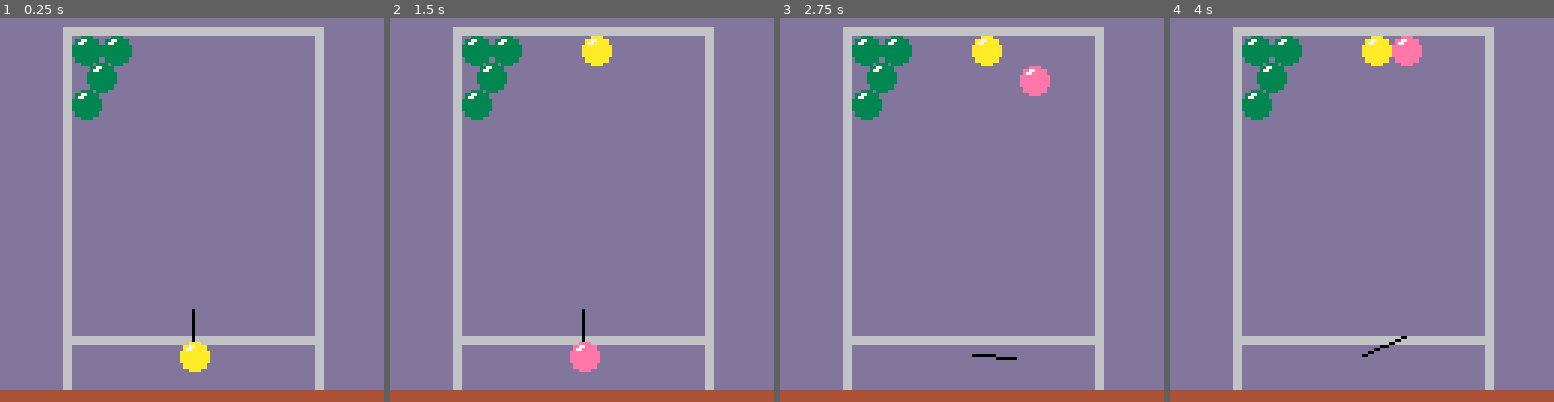
Above: before the commit, frames 1-4 (left to right).
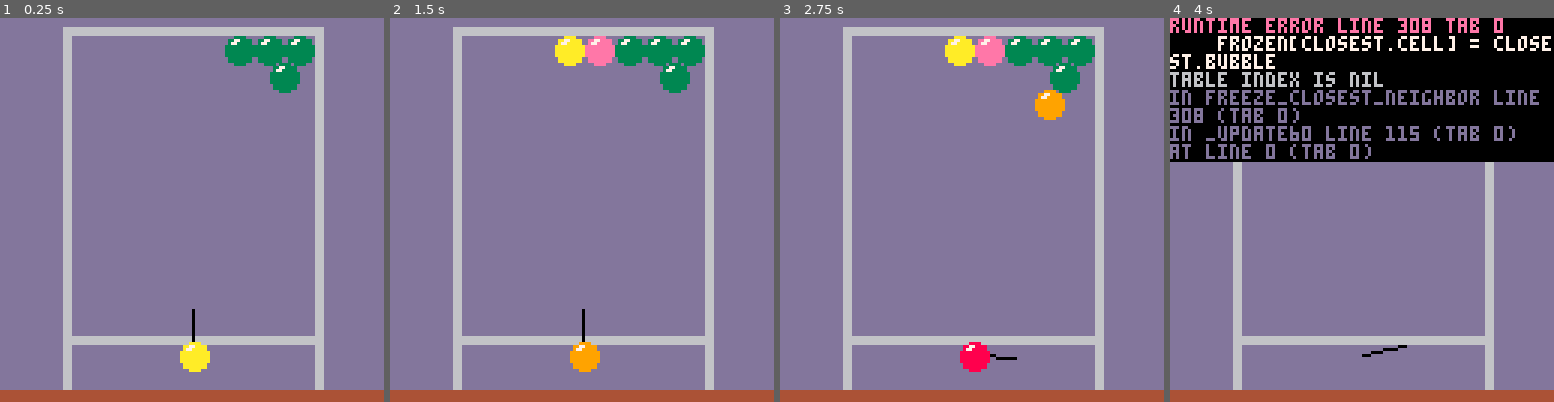
Above: after the commit, the same moments.

Repository: Jwsonic/pico-8
Game: PICO-8 cartridge bustin.p8
Same seed, same stepped clock (60 frames per second), same inputs: the game is played once before the commit and once after it.
Inputs:
- Up to frame 1 (0.25 s): no input
- Up to frame 2 (1.5 s): tap X (X key) at 0.33, 1.07 s
- Up to frame 3 (2.75 s): hold Right 1.6-2.1 s; tap X (X key) at 1.85 s; hold Right from 2.47 s (still down)
- Up to frame 4 (4 s): tap X (X key) at 2.97 s; release Right at 3.03 s; hold Left 3.08-3.58 s

The runs differ from the first frame. In frame 1, 3.9% of the frame differs, in the area x 18-83%, y 4-27%; in frame 2, 5.3%; in frame 3, 6.3%; in frame 4, 34%, in the area x 0-100%, y 0-89%.
Error after the commit: runtime error line 308 tab 0; frozen[closest.cell] = closest.bubble; table index is nil

Commit message:
Refactor to integer cells

Diff:
--- a/bustin.p8
+++ b/bustin.p8
@@ -1,6 +1,12 @@
 pico-8 cartridge // http://www.pico-8.com
 version 41
 __lua__
+
+-- a bubble is a table with x, y, and color properties
+-- example bubble: { x = 32, y = 32, color = 3 }
+
+radius = 5
+diameter = radius * 2
 
 walls = {
     left = {
@@ -22,8 +28,8 @@
 }
 
 cell_start = {
-    x = walls.left.x1 + 1,
-    y = walls.top.y1 + 1
+    x = walls.left.x1 - radius + 2,
+    y = walls.top.y1 - diameter + 2
 }
 
 cell_end = {
@@ -39,11 +45,11 @@
     speed = 0.5
 }
 
-radius = 5
-diameter = radius * 2
-
 frozen_count = 0
+
 frozen = {}
+
+neighbors = {}
 
 colors = { 3, 4, 8, 9, 10, 14 }
 
@@ -51,7 +57,7 @@
     x = cannon.center_x - 4,
     y = cannon.center_y - 4,
     color = rnd(colors),
-    speed = 2,
+    speed = 4,
     vx = 0,
     vy = 0
 }
@@ -60,15 +66,31 @@
 
 falling_bubbles = {}
 
-debug = ""
-
 function _init()
+    printh("", "bustin.txt", true)
+
     cls()
 
-    freeze_cell({ col = 0, row = 0 }, 3)
-    freeze_cell({ col = 0, row = 1 }, 3)
-    freeze_cell({ col = 0, row = 2 }, 3)
-    freeze_cell({ col = 1, row = 0 }, 3)
+    -- Set up frozen table
+    -- -1 means off the board
+    -- nil means empty
+    local off_board = true
+    for i = 0, 10 * 13 do
+        off_board = i % 10 == 0 or i % 10 == 9
+                or flr(i / 10) == 0
+                or flr(i / 10) % 2 == 0 and i % 10 == 8
+
+        if off_board then
+            log(i .. " off board")
+        end
+
+        frozen[i] = off_board and -1 or nil
+    end
+
+    freeze_cell(16, 3)
+    freeze_cell(17, 3)
+    freeze_cell(18, 3)
+    freeze_cell(27, 3)
 end
 
 function _update60()
@@ -89,7 +111,8 @@
 
     local collision = collide_frozen()
 
-    if collision then
+    if collision ~= nil then
+        log("collision: " .. collision)
         falling_check = { cell = collision, color = active_bubble.color }
 
         freeze_closest_neighbor(collision)
@@ -99,11 +122,13 @@
         new_x = active_bubble.x + active_bubble.vx
         new_y = active_bubble.y + active_bubble.vy
 
+        -- bounce off walls
         if new_x <= walls.left.x1 or new_x >= cell_end.x - radius then
             new_x = mid(cell_start.x, new_x, cell_end.x - radius)
             active_bubble.vx = -active_bubble.vx
         end
 
+        -- freeze at top
         if new_y <= walls.top.y1 then
             freeze_cell(bubble_to_cell(active_bubble), active_bubble.color)
 
@@ -115,40 +140,6 @@
     end
 end
 
-function cell_to_ball(cell, color)
-    return {
-        x = cell_start.x
-                + cell.col * diameter + cell.row % 2 * radius,
-        y = cell_start.y
-                + cell.row * (diameter - 1),
-        color = color
-    }
-end
-
-function bubble_to_cell(ball)
-    return {
-        col = round(abs(ball.x - cell_start.x) / diameter),
-        row = round(abs(ball.y - cell_start.y) / (diameter - 1))
-    }
-end
-
-function freeze_cell(cell, color)
-    frozen[cell] = cell_to_ball(cell, color)
-    frozen_count += 1
-end
-
-function log(str)
-    if #debug > 0 then
-        debug = debug .. "\n"
-    end
-
-    debug = debug .. str
-end
-
-function round(num)
-    return flr(num + 0.5)
-end
-
 function _draw()
     cls(13)
     draw_background()
@@ -157,8 +148,10 @@
     -- bubble draws should all happen at the same time
     -- so that the palette changes don't affect other draws
 
-    for _cell, bubble in pairs(frozen) do
-        draw_bubble(bubble)
+    for cell, bubble in pairs(frozen) do
+        if is_bubble(bubble) then
+            draw_bubble(bubble)
+        end
     end
 
     draw_bubble(active_bubble)
@@ -166,9 +159,66 @@
     --reset palette from bubble draws
     pal(1, 1)
 
-    if debug then
-        print(debug, 0, 0, 0)
-    end
+    -- Debug cell numbers
+    -- for i = 0, 10 * 13 - 1 do
+    --     local x = i % 10 * diameter
+    --             - flr(i / 10) % 2 * radius
+    --             + cell_start.x
+    --     local y = flr(i / 10) * (diameter - 1)
+    --             + cell_start.y
+    --     local color = frozen[i] == -1 and 8 or 3
+    --     rect(x, y, x + diameter, y + diameter - 1, color)
+    --     print(i % 100, x + 1, y + 1, 1)
+    -- end
+end
+
+function is_bubble(bubble)
+    return type(bubble) == "table"
+            and bubble.x ~= nil
+            and bubble.y ~= nil
+            and bubble.color ~= nil
+end
+
+function cell_to_bubble(cell, color)
+    log("cell_to_bubble: " .. cell)
+
+    if frozen[cell] ~= nil then
+        log("cell_to_bubble: " .. cell .. " frozen")
+
+        return frozen[cell]
+    end
+
+    log("cell_to_bubble: " .. cell .. " not frozen")
+
+    return {
+        x = cell % 10 * diameter
+                - flr(cell / 10) % 2 * radius
+                + cell_start.x,
+        y = flr(cell / 10) * (diameter - 1)
+                + cell_start.y,
+        color = color
+    }
+end
+
+function bubble_to_cell(ball)
+    return round(abs(ball.x - cell_start.x) / diameter)
+            * round(abs(ball.y - cell_start.y) / (diameter - 1))
+            + 10
+end
+
+function freeze_cell(cell, color)
+    log("freeze_cell: " .. cell)
+    frozen[cell] = cell_to_bubble(cell, color)
+    log("freeze_cell: " .. frozen[cell].x .. "," .. frozen[cell].y)
+    frozen_count += 1
+end
+
+function log(str)
+    printh(str .. "\n", "bustin.txt")
+end
+
+function round(num)
+    return flr(num + 0.5)
 end
 
 function draw_background()
@@ -187,118 +237,6 @@
 function draw_bubble(bubble)
     pal(1, bubble.color)
     sspr(0, 0, diameter, diameter, bubble.x, bubble.y)
-end
-
-function reset_active()
-    active_bubble.x = cannon.center_x - 4
-    active_bubble.y = cannon.center_y - 4
-    active_bubble.vx = 0
-    active_bubble.vy = 0
-    active_bubble.color = rnd(colors)
-end
-
-function collide_frozen()
-    for cell, bubble in pairs(frozen) do
-        if distance(active_bubble, bubble) <= diameter then
-            return cell
-        end
-    end
-end
-
-function add_frozen(cell, color)
-    add(frozen, update_from_cell({ color = color }, cell), cell)
-end
-
-function update_from_cell(bubble, cell)
-    bubble.x = cell_start.x
-            + cell.col * diameter + cell.row % 2 * radius
-    bubble.y = cell_start.y
-            + cell.row * (diameter - 1)
-end
-
-neighbor_cells = {
-    { col = -1, row = 0 }, --left
-    { col = 1, row = 0 }, -- right
-    { col = 1, row = -1 }, --up and right
-    { col = -1, row = -1 }, --up and left
-    { col = -1, row = 1 }, -- down and left
-    { col = 1, row = 1 } -- down and right
-}
-
-function freeze_closest_neighbor(cell)
-    local closest = nil
-    local closest_dist = 1000
-    local dist = nil
-    local active_cell = bubble_to_cell(active_bubble)
-
-    for direction in all(neighbor_cells) do
-        local neighbor = {
-            col = cell.col + direction.col,
-            row = cell.row + direction.row
-        }
-
-        -- Only check neighbors that are on the board and not frozen
-        if neighbor.col >= 0
-                and neighbor.col <= 7
-                and neighbor.row >= 0
-                and frozen[neighbor] == nil then
-            dist = distance(active_cell, neighbor)
-
-            if dist < closest_dist then
-                closest = neighbor
-                closest_dist = dist
-            end
-        end
-    end
-
-    freeze_cell(closest, active_bubble.color)
-end
-
-function check_falling()
-    if falling_check then
-        local cells = { falling_check.cell }
-        local i = 1
-
-        while i <= #cells do
-            for direction in all(neighbor_cells) do
-                local neighbor = {
-                    col = cells[i].col + direction.col,
-                    row = cells[i].row + direction.row
-                }
-
-                if neighbor.col >= 0
-                        and neighbor.col <= 7
-                        and neighbor.row >= 0
-                        and frozen[neighbor] ~= nil
-                        and frozen[neighbor].color == falling_check.color then
-                    add(cells, neighbor)
-                end
-            end
-
-            i += 1
-        end
-
-        if #cells >= 3 then
-            for cell in all(cells) do
-                add(falling_bubbles, frozen[cell])
-
-                frozen[cell] = nil
-            end
-        end
-
-        falling_check = nil
-
-        log("falling " .. #falling_bubbles)
-    end
-end
-
-function distance(obj1, obj2)
-    local x1 = obj1.x or obj1.col
-    local y1 = obj1.y or obj1.row
-    local x2 = obj2.x or obj2.col
-    local y2 = obj2.y or obj2.row
-
-    return sqrt((x1 - x2) ^ 2 + (y1 - y2) ^ 2)
 end
 
 function draw_cannon()
@@ -309,6 +247,109 @@
         cannon.center_y - sin(cannon.angle / 90) * cannon.length,
         0
     )
+end
+
+function reset_active()
+    active_bubble.x = cannon.center_x - 4
+    active_bubble.y = cannon.center_y - 4
+    active_bubble.vx = 0
+    active_bubble.vy = 0
+    active_bubble.color = rnd(colors)
+end
+
+function collide_frozen()
+    for cell, bubble in pairs(frozen) do
+        if is_bubble(bubble)
+                and distance(active_bubble, bubble) <= diameter then
+            return cell
+        end
+    end
+end
+
+function get_neighbor_cells(cell)
+    local offset = flr(cell / 10) % 2
+
+    return {
+        cell - 1, -- left
+        cell + 1, -- right
+        cell - 10 - offset, -- above
+        cell - 9 - offset,
+        cell + 10 - offset, -- below
+        cell + 11 - offset
+    }
+end
+
+function freeze_closest_neighbor(cell)
+    local closest = {
+        cell = nil,
+        bubble = nil,
+        dist = 1000
+    }
+    local dist = nil
+    local neighbor_bubble = nil
+    local col_max = nil
+
+    log("freeze_closest_neighbor: " .. cell)
+
+    for neighbor_cell in all(get_neighbor_cells(cell)) do
+        log("neighbor: " .. neighbor_cell)
+        -- Only check neighbors that are on the board and not frozen
+        if frozen[neighbor_cell] == nil then
+            neighbor_bubble = cell_to_bubble(neighbor_cell, active_bubble.color)
+            dist = distance(active_bubble, neighbor_bubble)
+
+            if dist < closest.dist then
+                closest = {
+                    cell = neighbor_cell,
+                    bubble = neighbor_bubble,
+                    dist = dist
+                }
+            end
+        end
+    end
+
+    frozen[closest.cell] = closest.bubble
+    frozen_count += 1
+end
+
+fall_candidates = {}
+fall_seen = {}
+
+function check_falling()
+    if falling_check ~= nil then
+        fall_candidates = {}
+        fall_seen = {}
+
+        do_fall_check(falling_check.cell, falling_check.color)
+
+        log("fall candidates: " .. #fall_candidates)
+
+        falling_check = nil
+    end
+end
+
+function do_fall_check(cell, color)
+    log("checking fall for " .. cell)
+    fall_seen[cell] = true
+    add(fall_candidates, cell)
+
+    for neighbor_cell in all(get_neighbor_cells(cell)) do
+        -- Only check frozen neighbors that are the same color and not seen
+        if is_bubble(frozen[neighbor_cell])
+                and not fall_seen[neighbor_cell]
+                and frozen[neighbor_cell].color == color then
+            do_fall_check(neighbor_cell, color)
+        end
+    end
+end
+
+function distance(obj1, obj2)
+    local x1 = obj1.x or obj1.col
+    local y1 = obj1.y or obj1.row
+    local x2 = obj2.x or obj2.col
+    local y2 = obj2.y or obj2.row
+
+    return sqrt((x1 - x2) ^ 2 + (y1 - y2) ^ 2)
 end
 
 __gfx__
Not shown, added: bustin/bustin.aseprite
Not shown, added: bustin/bustin_0.png
